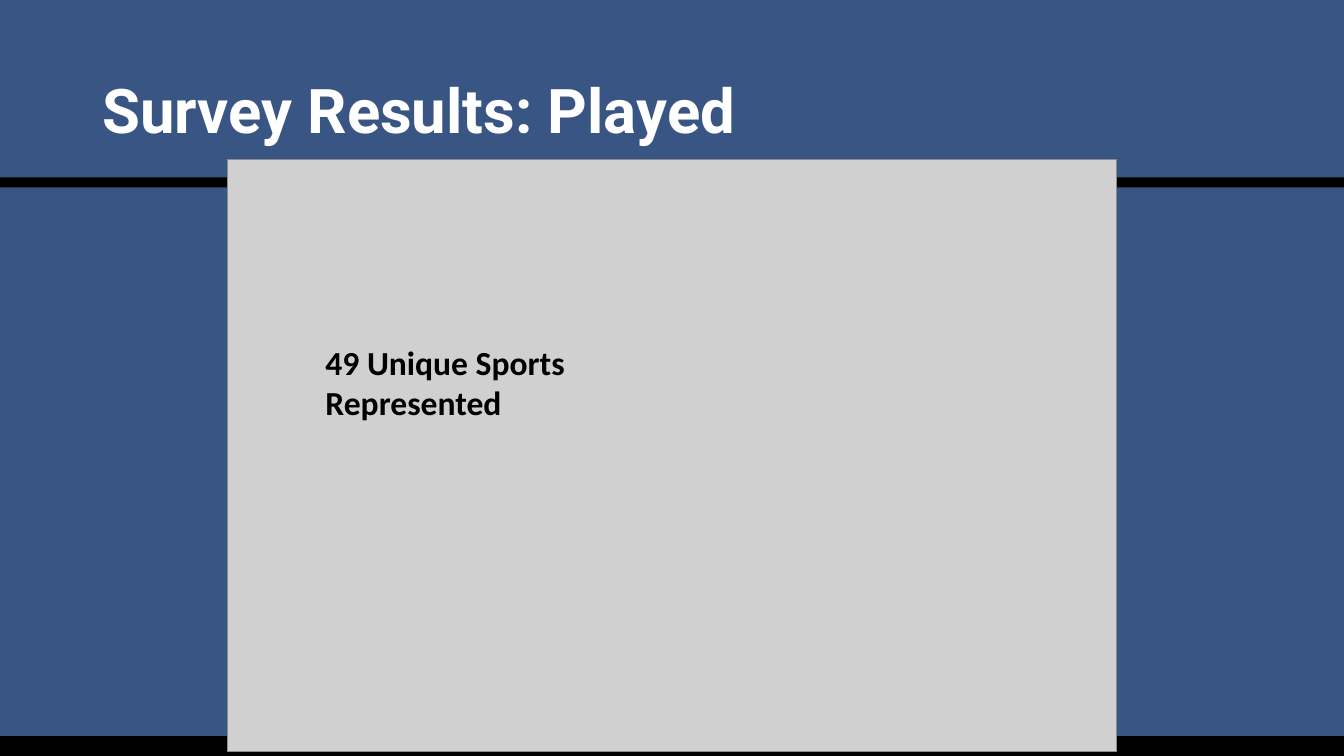
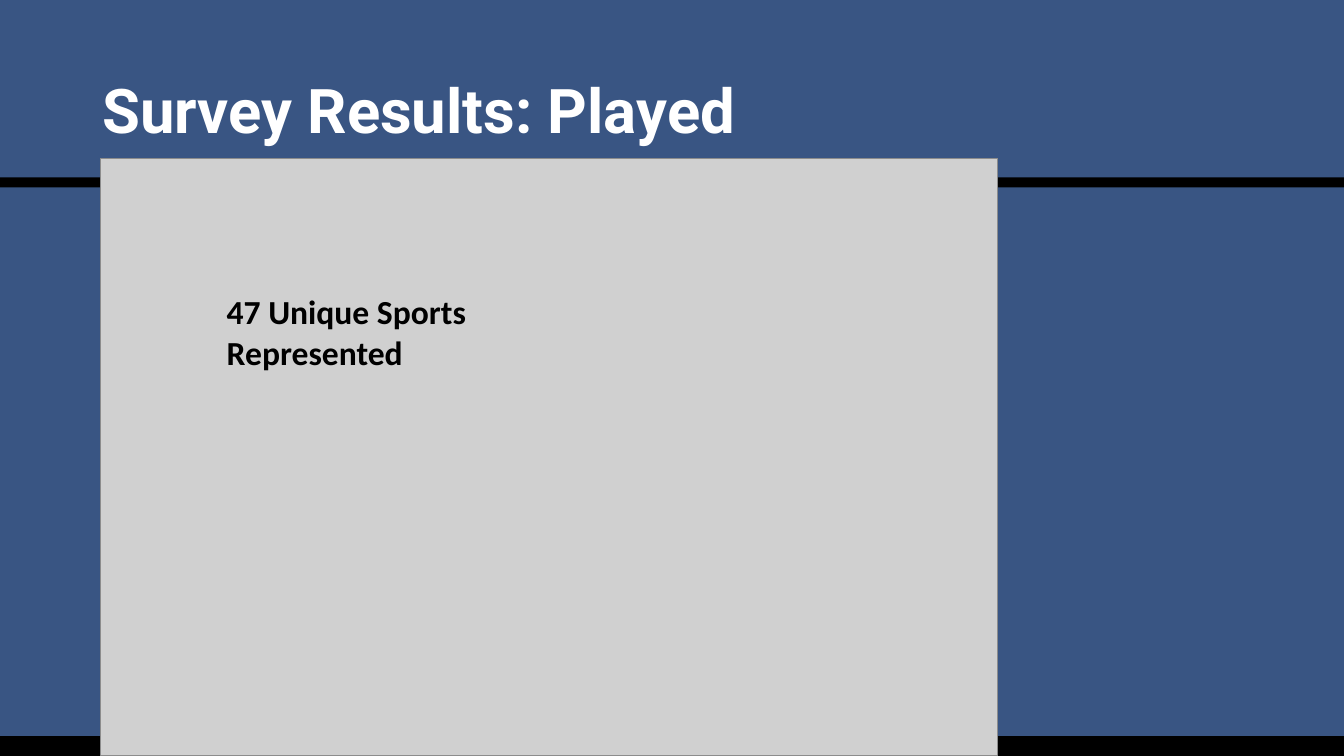
Before and after one commit to SuperMarioGiacomazzo/STOR538_WEBSITE, a slide deck: slide 8 of Slides/Sports Analytics 1/Sports_Analytics_1_Lecture.pptx (slide 7 before the commit). Drawn at 1344x756 pixels with LibreOffice and Linux fonts; fonts in the diff are those of the drawing; grey boxes stand for pictures. Boxes give left, top, right and bottom in pixels: in the first picture for what was removed or moved away, otherwise in the second. Text is boxed around its words. In the diff, an @@ line names an element or a change of style, - is before the commit and + after.

```diff
--- a/Slides/Sports Analytics 1/Sports_Analytics_1_Lecture.pptx
+++ b/Slides/Sports Analytics 1/Sports_Analytics_1_Lecture.pptx
@@ picture: place and size @@
-picture at [228,159,1117,752]
+picture at [101,158,998,756]
@@ text at [227,300,466,371]: text changed @@
-49 Unique Sports Represented
+47 Unique Sports Represented
```
Also in this commit, not shown: 9 other slides changed, 2 slides added, 4 slides removed, 12 other files.
